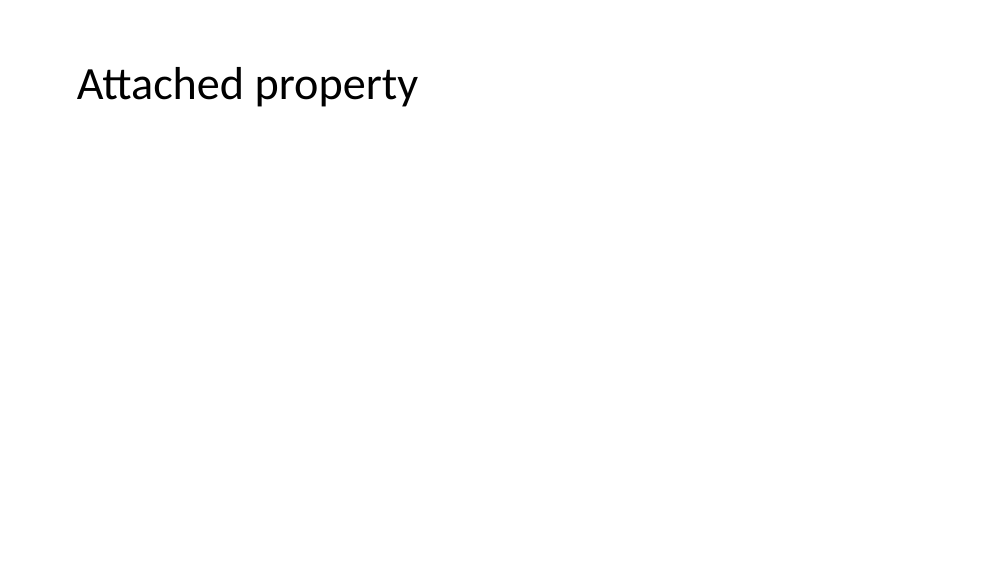
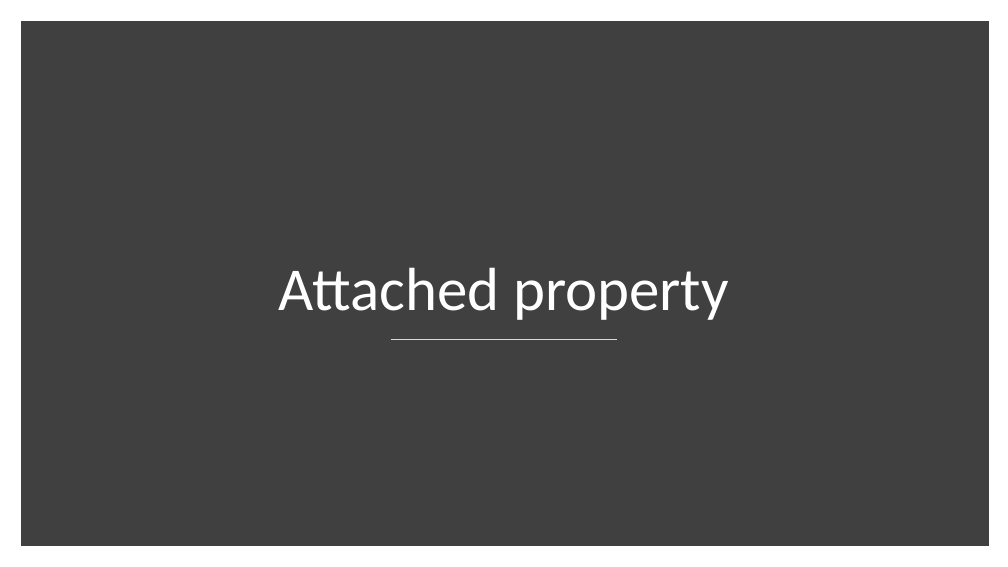
Before and after one commit to danieleromanazzi/wpf-tutorial, a slide deck: slide 86 of wpf-tutorial.pptx. Drawn at 1008x567 pixels with LibreOffice and Linux fonts; fonts in the diff are those of the drawing. Boxes give left, top, right and bottom in pixels: in the first picture for what was removed or moved away, otherwise in the second. Text is boxed around its words. In the diff, an @@ line names an element or a change of style, - is before the commit and + after.

```diff
--- a/wpf-tutorial.pptx
+++ b/wpf-tutorial.pptx
@@ rectangle added at (x1=26, y1=26, x2=984, y2=541), fill #404040, outline #404040 10 pt @@
@@ title "Attached property" moved from (x1=77, y1=67, x2=419, y2=107) to (x1=279, y1=267, x2=729, y2=320) @@
@@ title "Attached property" at (x1=279, y1=267, x2=729, y2=320): size 44 to 58 pt, text colour #000000 to #FFFFFF; alignment left to centre; vertical alignment middle to bottom @@
@@ line added from (391, 340) to (618, 340), #D9D9D9 1 pt @@
```
Also in this commit, not shown: 9 other slides changed, 11 slides added, 1 slide removed, 20 other files.
